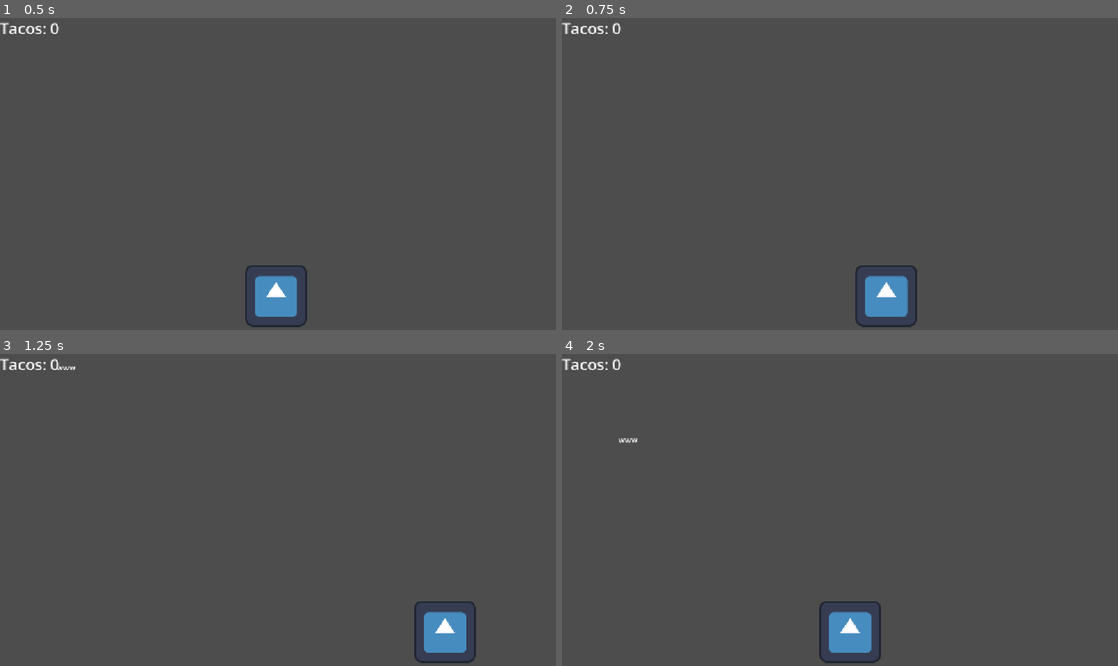
Above: before the commit, frames 1-4 (two rows, left to right).
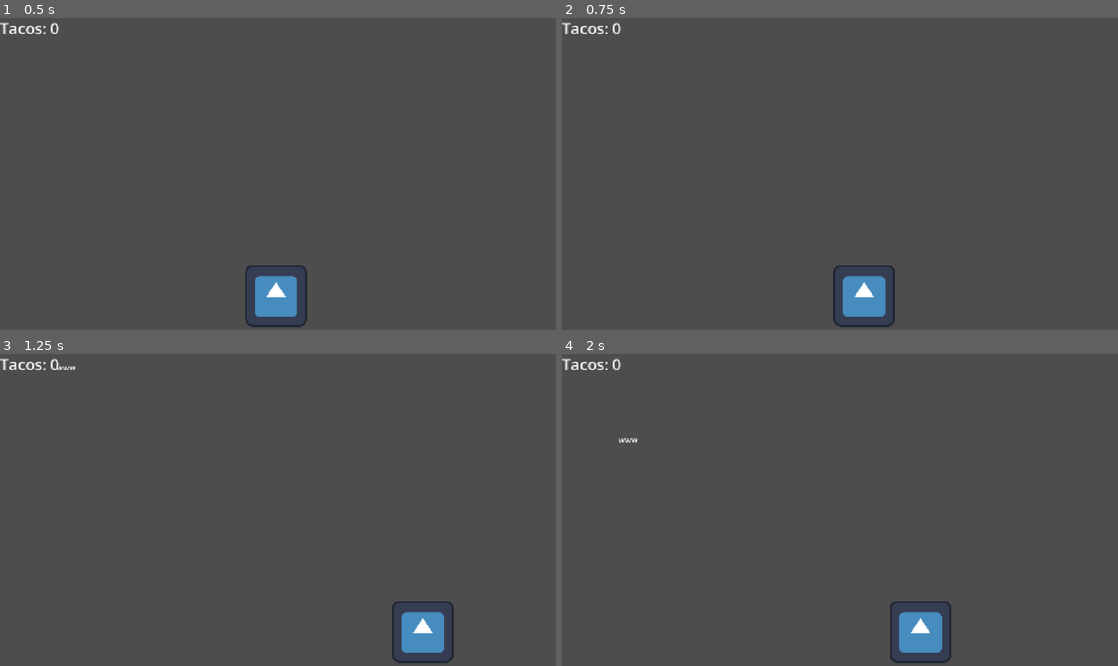
Above: after the commit, the same moments.

Repository: mubixd69-ux/Untitilidy
Game: Godot game, scene res://scenes/main.tscn
The game is run twice, just before and just after one commit, with the same random seed, the same clock (stepped at 60 frames per second) and the same inputs. The engine's default icon, where the game draws it, is replaced by a stand-in: a white triangle on a blue panel in a dark square.
Inputs:
- Up to frame 1 (0.5 s): no input
- Up to frame 2 (0.75 s): tap Enter at 0.5 s; hold Right (ui_right) from 0.53 s (still down)
- Up to frame 3 (1.25 s): keep holding Right (ui_right)
- Up to frame 4 (2 s): release Right (ui_right) at 1.28 s; hold Left (ui_left) from 1.28 s (still down)

Frame 1 is identical in both runs. In frame 2, 1.5% of the frame differs, in the area x 48-64%, y 79-100%; in frame 3, 1.5%; in frame 4, 2.6%, in the area x 46-70%, y 79-100%.

Commit message:
Added acceleration and friction to the bag movement

Diff:
--- a/scenes/bag.tscn
+++ b/scenes/bag.tscn
@@ -8,7 +8,6 @@
 
 [node name="Bag" type="Area2D" unique_id=1964959240]
 script = ExtResource("1_8dtae")
-speed = null
 
 [node name="Sprite2D" type="Sprite2D" parent="." unique_id=283368597]
 texture = ExtResource("1_6bjnb")
--- a/scripts/bag.gd
+++ b/scripts/bag.gd
@@ -1,10 +1,14 @@
 extends Area2D
 
 @export var speed: float = 500.0
+@export var acceleration: float = 2500.0
+@export var friction: float = 2000.0
+
 @export var hud: Control
 
 var screen_size: Vector2
 var combo_count: int = 0
+var velocity: Vector2 = Vector2.ZERO
 
 func _ready() -> void:
 	area_entered.connect(_on_area_entered)
@@ -13,8 +17,16 @@
 
 func _process(delta: float) -> void:
 	var direction = Input.get_axis("ui_left", "ui_right")
-	position.x += direction * speed * delta
 
+	if direction != 0:
+		velocity.x = move_toward(velocity.x, direction * speed, acceleration * delta)
+	else:
+		velocity.x = move_toward(velocity.x, 0.0, friction * delta)
+
+	position.x += velocity.x * delta
+
+	if position.x <= 50.0 or position.x >= screen_size.x - 50:
+		velocity.x = 0.0
 	position.x = clamp(position.x, 50.0, screen_size.x - 50.0)
 
 func _on_area_entered(area: Area2D) -> void:
